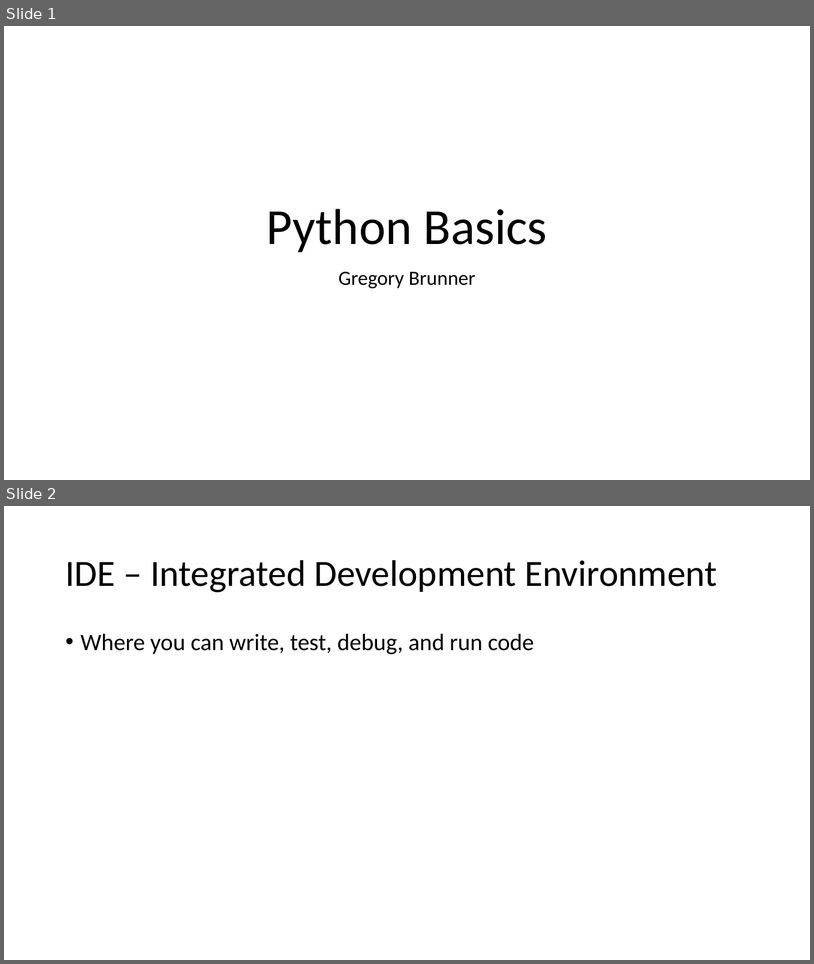
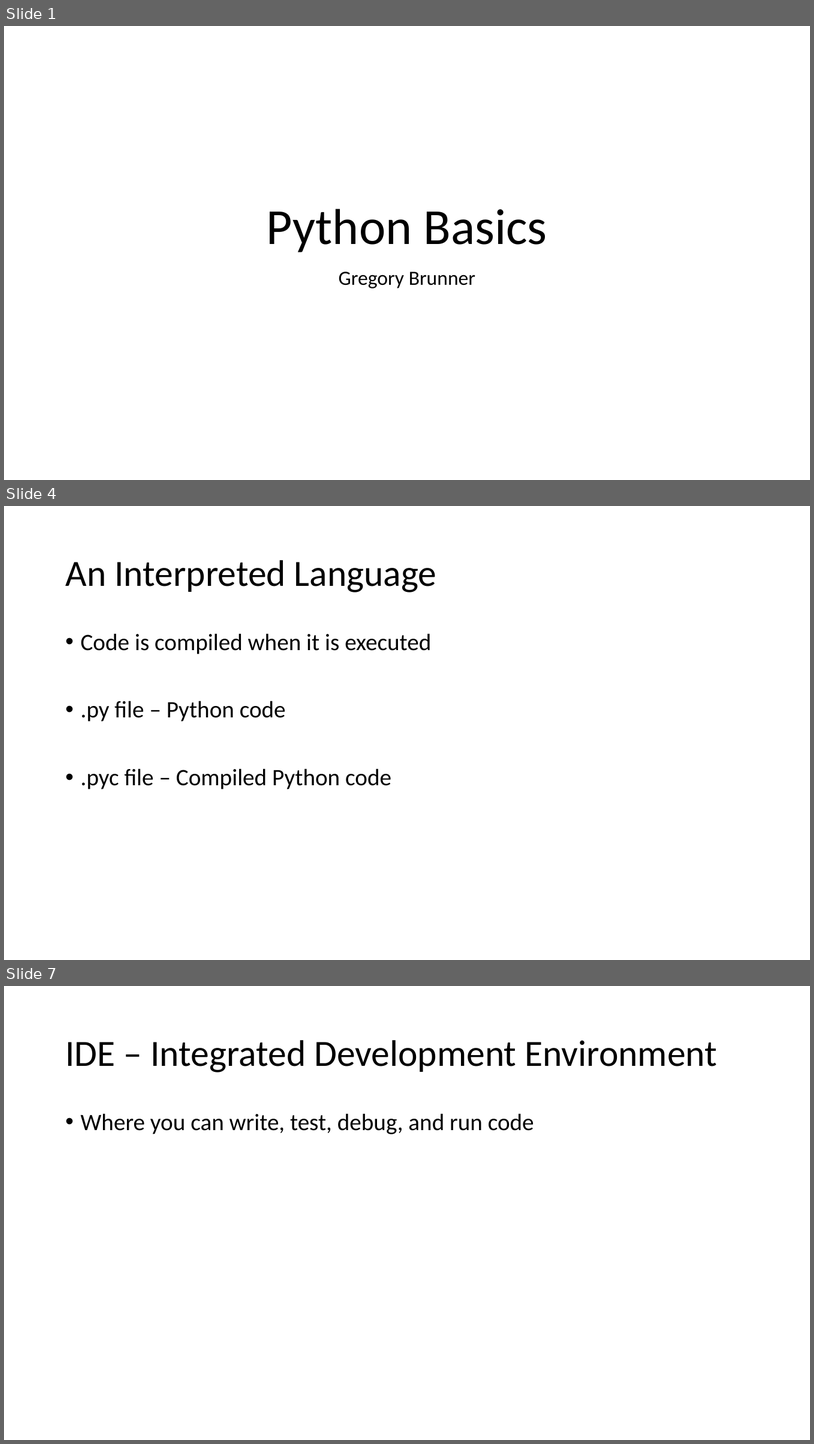
Before and after one commit to gbrunner/programming-for-gis-and-rs, a slide deck: Week_1/Lectures/Lecture_2_Slides.pptx. Shown one above the other, each under a label of ours: slides 1 and 2 before the commit, slides 1, 4 and 7 after it; the slides between them are not shown. The pictures are 814x964 and 814x1444 pixels, drawn with LibreOffice and Linux fonts; fonts in the diff are those of the drawing. Boxes give left, top, right and bottom in pixels: in the first picture for what was removed or moved away, otherwise in the second. Text is boxed around its words. In the diff, an @@ line names an element or a change of style, - is before the commit and + after.

```diff
--- a/Week_1/Lectures/Lecture_2_Slides.pptx
+++ b/Week_1/Lectures/Lecture_2_Slides.pptx
@@ slide 4 added at [4, 506, 810, 960], background #FFFFFF @@
@@ title added at [65, 560, 437, 592], 44 pt, text #000000 @@
+An Interpreted Language
@@ text added at [81, 633, 431, 789], 28 pt, text #000000 @@
+• Code is compiled when it is executed
+• .py file – Python code
+• .pyc file – Compiled Python code
@@ what was slide 2 is now slide 7 @@
```
Also in this commit, not shown: 5 slides changed, 4 other slides added, 10 other files.
